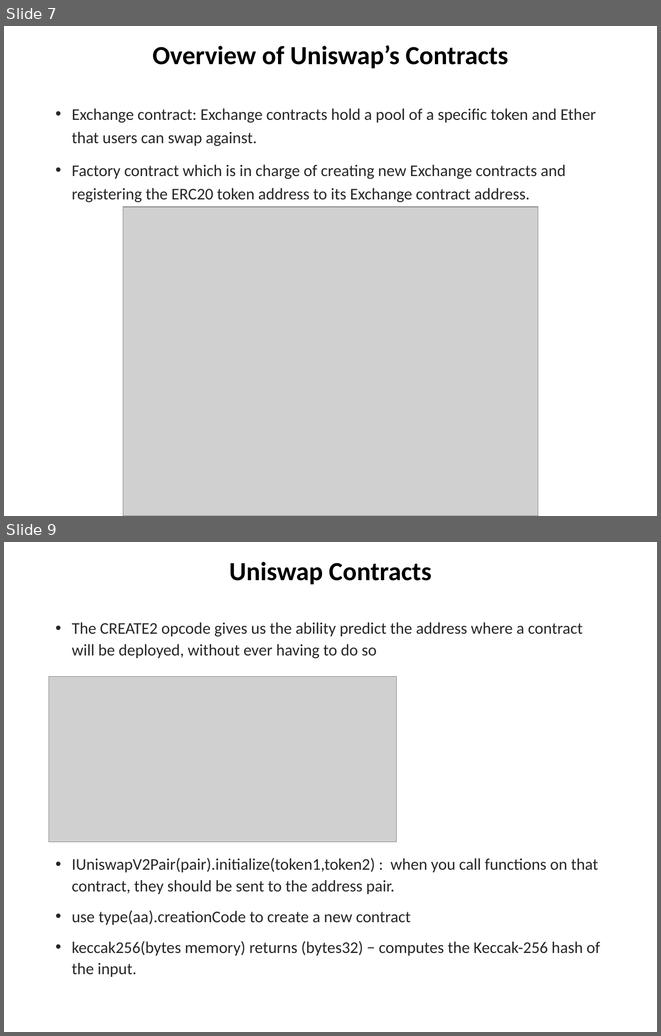
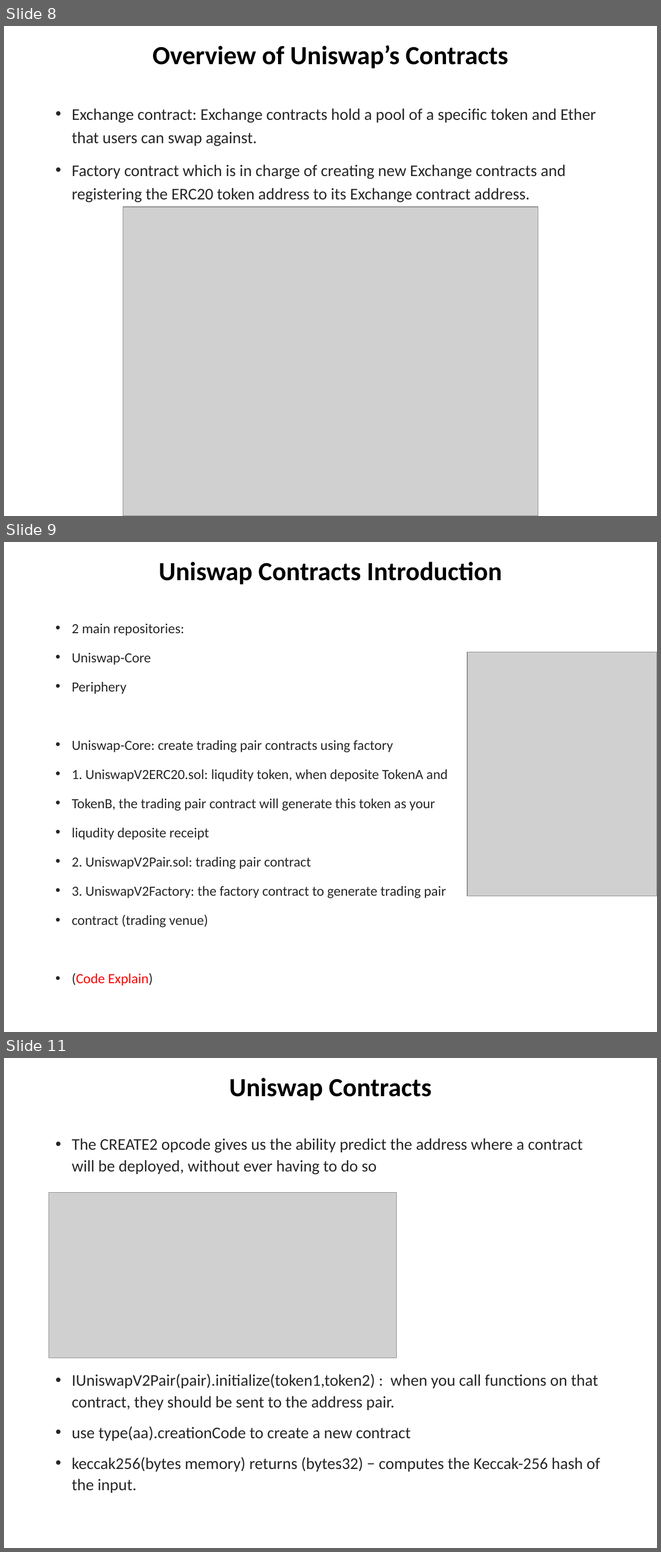
Before and after one commit to chuacw/SGUS-Slides, a slide deck: BCI - Batch2 - Day14 - DeFi 1.pptx. Shown one above the other, each under a label of ours: slides 7 and 9 before the commit, slides 8, 9 and 11 after it; the slides between them are not shown. The pictures are 661x1036 and 661x1552 pixels, drawn with LibreOffice and Linux fonts; fonts in the diff are those of the drawing; grey boxes stand for pictures. Boxes give left, top, right and bottom in pixels: in the first picture for what was removed or moved away, otherwise in the second. Text is boxed around its words. In the diff, an @@ line names an element or a change of style, - is before the commit and + after.

```diff
--- a/BCI - Batch2 - Day14 - DeFi 1.pptx
+++ b/BCI - Batch2 - Day14 - DeFi 1.pptx
@@ slide 9 added at <box>4,542,657,1032</box>, background #FFFFFF @@
@@ title added at <box>159,562,502,584</box>, 28.8 pt, text #000000, bold @@
+Uniswap Contracts Introduction
@@ text added at <box>72,624,448,986</box>, 15.4 pt, text #262626 @@
+• 2 main repositories:
+• Uniswap-Core
+• Periphery
+• Uniswap-Core: create trading pair contracts using factory
+• 1. UniswapV2ERC20.sol: liqudity token, when deposite TokenA and
+• TokenB, the trading pair contract will generate this token as your
+• liqudity deposite receipt
+• 2. UniswapV2Pair.sol: trading pair contract
+• 3. UniswapV2Factory: the factory contract to generate trading pair
+• contract (trading venue)
+• (Code Explain)
@@ picture added at <box>467,652,657,896</box> @@
@@ what was slide 7 is now slide 8 @@
@@ what was slide 9 is now slide 11 @@
```
Also in this commit, not shown: 2 slides changed, 2 other slides added, 1 slide removed, 3 other files.
